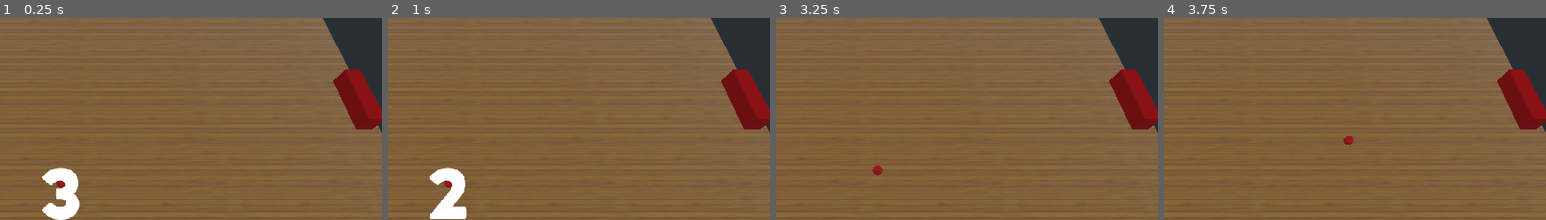
Above: before the commit, frames 1-4 (left to right).
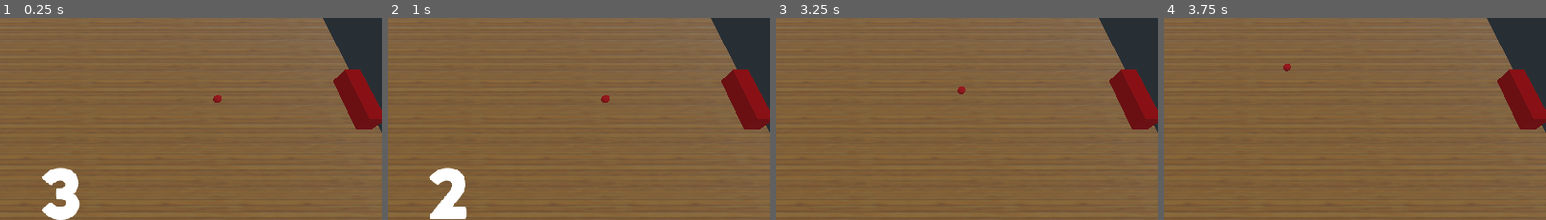
Above: after the commit, the same moments.

Repository: skarjalainen/godot-pong3d
Game: Godot game, scene res://src/Root.tscn
Same seed, same stepped clock (60 frames per second), same inputs: the game is played once before the commit and once after it.
Inputs:
- Up to frame 1 (0.25 s): no input
- Up to frame 2 (1 s): tap Enter at 0.5 s
- Up to frame 3 (3.25 s): tap Space at 1.25 s; tap Enter at 2.75 s
- Up to frame 4 (3.75 s): tap Space at 3.5 s
The pictures show only the part of the screen within x 42-92%, y 10-60%; the shares and areas given below are measured in that part.

The runs differ from the first frame. In frame 1, 0.1% of the frame differs, in the area x 14-58%, y 38-84%; in frame 2, 0.1%; in frame 3, 0.2%, in the area x 25-50%, y 33-78%; in frame 4, 0.2%.

Commit message:
Add score system, global singleton for state variables

Diff:
--- a/project.godot
+++ b/project.godot
@@ -23,6 +23,10 @@
 config/name="Pong3D"
 run/main_scene="res://src/Root.tscn"
 config/icon="res://icon.png"
+
+[autoload]
+
+Global="*res://src/Singletons/Global.gd"
 
 [gui]
 
--- a/res/fonts/Neufreit-ExtraBold.tres
+++ b/res/fonts/Neufreit-ExtraBold.tres
@@ -3,4 +3,5 @@
 [ext_resource path="res://res/fonts/Neufreit-ExtraBold.otf" type="DynamicFontData" id=1]
 
 [resource]
+size = 25
 font_data = ExtResource( 1 )
--- a/src/Actors/Ball.gd
+++ b/src/Actors/Ball.gd
@@ -1,6 +1,30 @@
 extends RigidBody
 
-#
+var rng = RandomNumberGenerator.new()
+
+
+func _ready():
+	rng.randomize()
+	resetBall()
+
+func resetBall():
+	var side = rng.randi_range(0, 1)
+	var velocityX = 4.0
+	if rng.randi_range(0, 1) == 0:
+		velocityX = -4.0
+	var velocityZ
+	var translationZ
+	if side == 0:
+		velocityZ = rng.randf_range(5.0, 10.0)
+		translationZ = -10
+	else:
+		velocityZ = rng.randf_range(-10.0, -5.0)
+		translationZ = 10
+	set_translation(Vector3(0, 1, translationZ))
+	set_linear_velocity(Vector3(velocityX, 0, velocityZ))
+	set_angular_velocity(Vector3.ZERO)
+
+
 func _integrate_forces(state):
 	# Make ball accelerate on increasing rate
 	state.linear_velocity.x *= 1.001
@@ -8,3 +32,15 @@
 	# Prevent ball from bouncing up, let it fall down from edge
 	if state.linear_velocity.y > 0:
 		state.linear_velocity.y = 0
+
+
+func _process(delta):
+	if global_transform.origin.y < -10:
+		print(global_transform.origin.z)
+		if global_transform.origin.z < 0:
+			# New score for player 1
+			Global.newScore(0)
+		else:
+			# New score for player 2
+			Global.newScore(1)
+		resetBall()
--- a/src/Actors/Ball.tscn
+++ b/src/Actors/Ball.tscn
@@ -2,26 +2,26 @@
 
 [ext_resource path="res://src/Actors/Ball.gd" type="Script" id=1]
 
-
-[sub_resource type="PhysicsMaterial" id=5]
+[sub_resource type="PhysicsMaterial" id=1]
 friction = 0.0
 bounce = 1.0
 
 [sub_resource type="SphereShape" id=6]
 radius = 0.25
 
-[sub_resource type="SphereMesh" id=7]
+[sub_resource type="SphereMesh" id=3]
+radius = 0.25
+height = 0.5
 
-[sub_resource type="Skin" id=8]
+[sub_resource type="Skin" id=4]
 
-[sub_resource type="SpatialMaterial" id=9]
+[sub_resource type="SpatialMaterial" id=5]
 albedo_color = Color( 0.921569, 0.0784314, 0.0784314, 1 )
 
 [node name="Ball" type="RigidBody"]
 transform = Transform( 1, 0, 0, 0, 1, 0, 0, 0, 1, 6, 1, 0 )
 mass = 91.8367
-physics_material_override = SubResource( 5 )
-linear_velocity = Vector3( -4, 0, -10 )
+physics_material_override = SubResource( 1 )
 linear_damp = 0.0
 script = ExtResource( 1 )
 
@@ -29,7 +29,6 @@
 shape = SubResource( 6 )
 
 [node name="MeshInstance" type="MeshInstance" parent="."]
-transform = Transform( 0.278657, 0, 0, 0, 0.278657, 0, 0, 0, 0.278657, 0, 0, 0 )
-mesh = SubResource( 7 )
-skin = SubResource( 8 )
-material/0 = SubResource( 9 )
+mesh = SubResource( 3 )
+skin = SubResource( 4 )
+material/0 = SubResource( 5 )
--- a/src/Levels/Level1.tscn
+++ b/src/Levels/Level1.tscn
@@ -26,6 +26,7 @@
 physics_material_override = SubResource( 1 )
 
 [node name="Ball" parent="." instance=ExtResource( 5 )]
+transform = Transform( 1, 0, 0, 0, 1, 0, 0, 0, 1, 0, 1, 0 )
 physics_material_override = SubResource( 2 )
 
 [node name="Player1" parent="." instance=ExtResource( 6 )]
--- /dev/null
+++ b/src/Root.gd
@@ -0,0 +1,16 @@
+extends Spatial
+
+
+# Declare member variables here. Examples:
+# var a = 2
+# var b = "text"
+
+
+# Called when the node enters the scene tree for the first time.
+func _ready():
+	pass # Replace with function body.
+
+
+# Called every frame. 'delta' is the elapsed time since the previous frame.
+#func _process(delta):
+#	pass
--- a/src/Root.tscn
+++ b/src/Root.tscn
@@ -1,9 +1,13 @@
-[gd_scene load_steps=10 format=2]
+[gd_scene load_steps=14 format=2]
 
 [ext_resource path="res://src/Levels/Level1.tscn" type="PackedScene" id=1]
 [ext_resource path="res://src/UI/StartCounter.gd" type="Script" id=2]
 [ext_resource path="res://res/themes/main.tres" type="Theme" id=3]
 [ext_resource path="res://res/fonts/Neufreit-ExtraBold.otf" type="DynamicFontData" id=4]
+[ext_resource path="res://res/fonts/Neufreit-ExtraBold.tres" type="DynamicFont" id=5]
+[ext_resource path="res://src/Root.gd" type="Script" id=6]
+[ext_resource path="res://src/UI/PauseMenu.gd" type="Script" id=7]
+[ext_resource path="res://src/UI/HUD.gd" type="Script" id=8]
 
 [sub_resource type="DynamicFont" id=1]
 size = 100
@@ -26,6 +30,7 @@
 font_data = ExtResource( 4 )
 
 [node name="Root" type="Spatial"]
+script = ExtResource( 6 )
 
 [node name="Level1" parent="." instance=ExtResource( 1 )]
 
@@ -72,6 +77,7 @@
 custom_constants/margin_top = 20
 custom_constants/margin_left = 20
 custom_constants/margin_bottom = 20
+script = ExtResource( 8 )
 __meta__ = {
 "_edit_use_anchors_": false
 }
@@ -131,3 +137,86 @@
 margin_bottom = 74.0
 custom_fonts/font = SubResource( 5 )
 text = "0"
+
+[node name="PauseMenu" type="Popup" parent="UI"]
+pause_mode = 2
+anchor_left = 0.5
+anchor_top = 0.5
+anchor_right = 0.5
+anchor_bottom = 0.5
+margin_left = -512.0
+margin_top = -300.0
+margin_right = 512.0
+margin_bottom = 300.0
+script = ExtResource( 7 )
+__meta__ = {
+"_edit_use_anchors_": false
+}
+
+[node name="ColorRect" type="ColorRect" parent="UI/PauseMenu"]
+anchor_left = 0.5
+anchor_top = 0.5
+anchor_right = 0.5
+anchor_bottom = 0.5
+margin_left = -250.0
+margin_top = -150.0
+margin_right = 250.0
+margin_bottom = 150.0
+rect_min_size = Vector2( 500, 300 )
+color = Color( 0, 0, 0, 0.498039 )
+__meta__ = {
+"_edit_use_anchors_": false
+}
+
+[node name="MarginContainer" type="MarginContainer" parent="UI/PauseMenu/ColorRect"]
+anchor_left = 0.5
+anchor_top = 0.5
+anchor_right = 0.5
+anchor_bottom = 0.5
+margin_left = -250.0
+margin_top = -162.5
+margin_right = 250.0
+margin_bottom = 162.5
+custom_constants/margin_right = 100
+custom_constants/margin_top = 100
+custom_constants/margin_left = 100
+custom_constants/margin_bottom = 100
+__meta__ = {
+"_edit_use_anchors_": false
+}
+
+[node name="ButtonContainer" type="VBoxContainer" parent="UI/PauseMenu/ColorRect/MarginContainer"]
+margin_left = 100.0
+margin_top = 100.0
+margin_right = 400.0
+margin_bottom = 225.0
+custom_constants/separation = 10
+__meta__ = {
+"_edit_use_anchors_": false
+}
+
+[node name="ContinueButton" type="Button" parent="UI/PauseMenu/ColorRect/MarginContainer/ButtonContainer"]
+margin_right = 300.0
+margin_bottom = 35.0
+rect_min_size = Vector2( 300, 0 )
+text = "Continue"
+__meta__ = {
+"_edit_use_anchors_": false
+}
+
+[node name="RestartButton" type="Button" parent="UI/PauseMenu/ColorRect/MarginContainer/ButtonContainer"]
+margin_top = 45.0
+margin_right = 300.0
+margin_bottom = 80.0
+custom_fonts/font = ExtResource( 5 )
+text = "Restart"
+
+[node name="QuitButton" type="Button" parent="UI/PauseMenu/ColorRect/MarginContainer/ButtonContainer"]
+margin_top = 90.0
+margin_right = 300.0
+margin_bottom = 125.0
+custom_fonts/font = ExtResource( 5 )
+text = "Quit"
+[connection signal="pressed" from="UI/PauseMenu/ColorRect/MarginContainer/ButtonContainer/ContinueButton" to="UI/PauseMenu" method="_on_ContinueButton_pressed"]
+[connection signal="pressed" from="UI/PauseMenu/ColorRect/MarginContainer/ButtonContainer/RestartButton" to="UI/PauseMenu" method="_on_RestartButton_pressed"]
+[connection signal="pressed" from="UI/PauseMenu/ColorRect/MarginContainer/ButtonContainer/QuitButton" to="UI/PauseMenu" method="_on_QuitButton_pressed"]
--- /dev/null
+++ b/src/Singletons/Global.gd
@@ -0,0 +1,24 @@
+extends Node
+
+signal score_changed
+
+const SCORE_TO_WIN = 5
+
+var isStartCounter = false
+var isPauseMenu = false
+var isGameOver = false
+
+var playerData = [
+	{
+		"name": "Player 1",
+		"score": 0
+	},
+	{
+		"name": "Player 2",
+		"score": 0
+	}
+]
+
+func newScore(playerNumber):
+	playerData[playerNumber].score += 1
+	emit_signal("score_changed")
--- /dev/null
+++ b/src/UI/HUD.gd
@@ -0,0 +1,12 @@
+extends MarginContainer
+
+onready var Player1Score = get_node("ScoreContainer/Player1/DataContainer/Score")
+onready var Player2Score = get_node("ScoreContainer/Player2/DataContainer/Score")
+
+func _ready():
+	Global.connect("score_changed", self, "_on_Global_score_changed")
+
+
+func _on_Global_score_changed():
+	Player1Score.text = var2str(Global.playerData[0].score)
+	Player2Score.text = var2str(Global.playerData[1].score)
--- /dev/null
+++ b/src/UI/PauseMenu.gd
@@ -0,0 +1,35 @@
+extends Popup
+
+
+func open():
+	Global.isPauseMenu = true
+	visible = true
+	get_tree().paused = true
+
+
+func close():
+	Global.isPauseMenu = false
+	visible = false
+	if not Global.isStartCounter:
+		get_tree().paused = false
+
+
+func _input(event):
+	if event.is_action_pressed("ui_cancel"):
+		if Global.isPauseMenu:
+			close()
+		else:
+			open()
+
+
+func _on_ContinueButton_pressed():
+	close()
+
+
+func _on_RestartButton_pressed():
+	close()
+	get_tree().change_scene("res://src/Root.tscn")
+
+
+func _on_QuitButton_pressed():
+	get_tree().quit()
--- a/src/UI/StartCounter.gd
+++ b/src/UI/StartCounter.gd
@@ -7,6 +7,7 @@
 
 # Called when the node enters the scene tree for the first time.
 func _ready():
+	Global.connect("score_changed", self, "_on_Global_score_changed")
 	timer.connect("timeout", self, "_on_Timer_timeout")
 	startCounter()
 
@@ -14,19 +15,26 @@
 	label.text = var2str(value)
 
 func startCounter():
+	Global.isStartCounter = true
 	value = START_VALUE
 	updateCounterValue()
-	label.visible = true
+	visible = true
 	timer.start()
 	get_tree().paused = true
 
 func stopCounter():
+	Global.isStartCounter = false
 	timer.stop()
-	label.visible = false
+	visible = false
 	get_tree().paused = false
 
 func _on_Timer_timeout():
+	if Global.isPauseMenu:
+		return
 	value -= 1
 	updateCounterValue()
 	if value == 0:
 		stopCounter()
+
+func _on_Global_score_changed():
+	startCounter()
